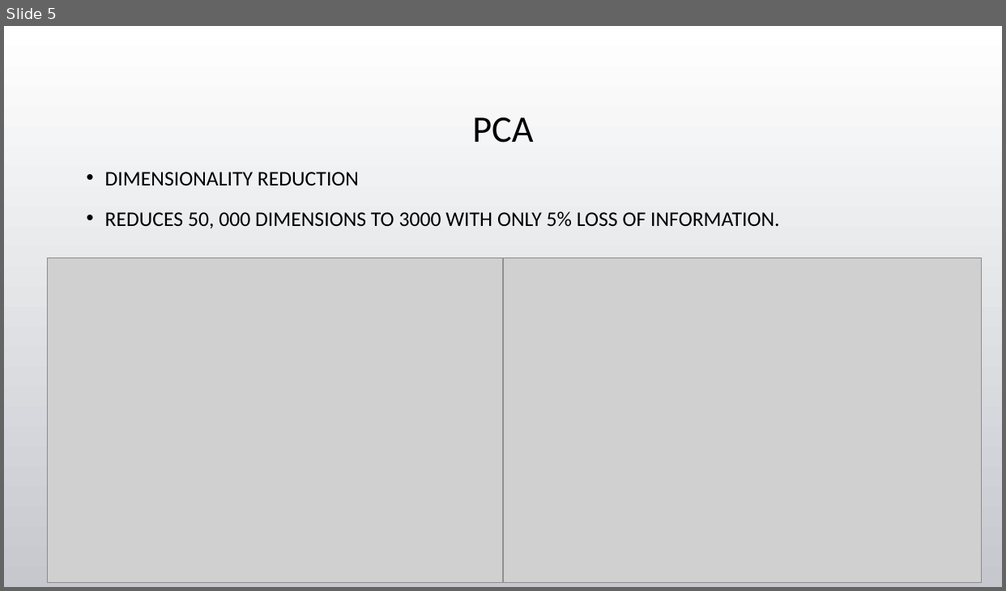
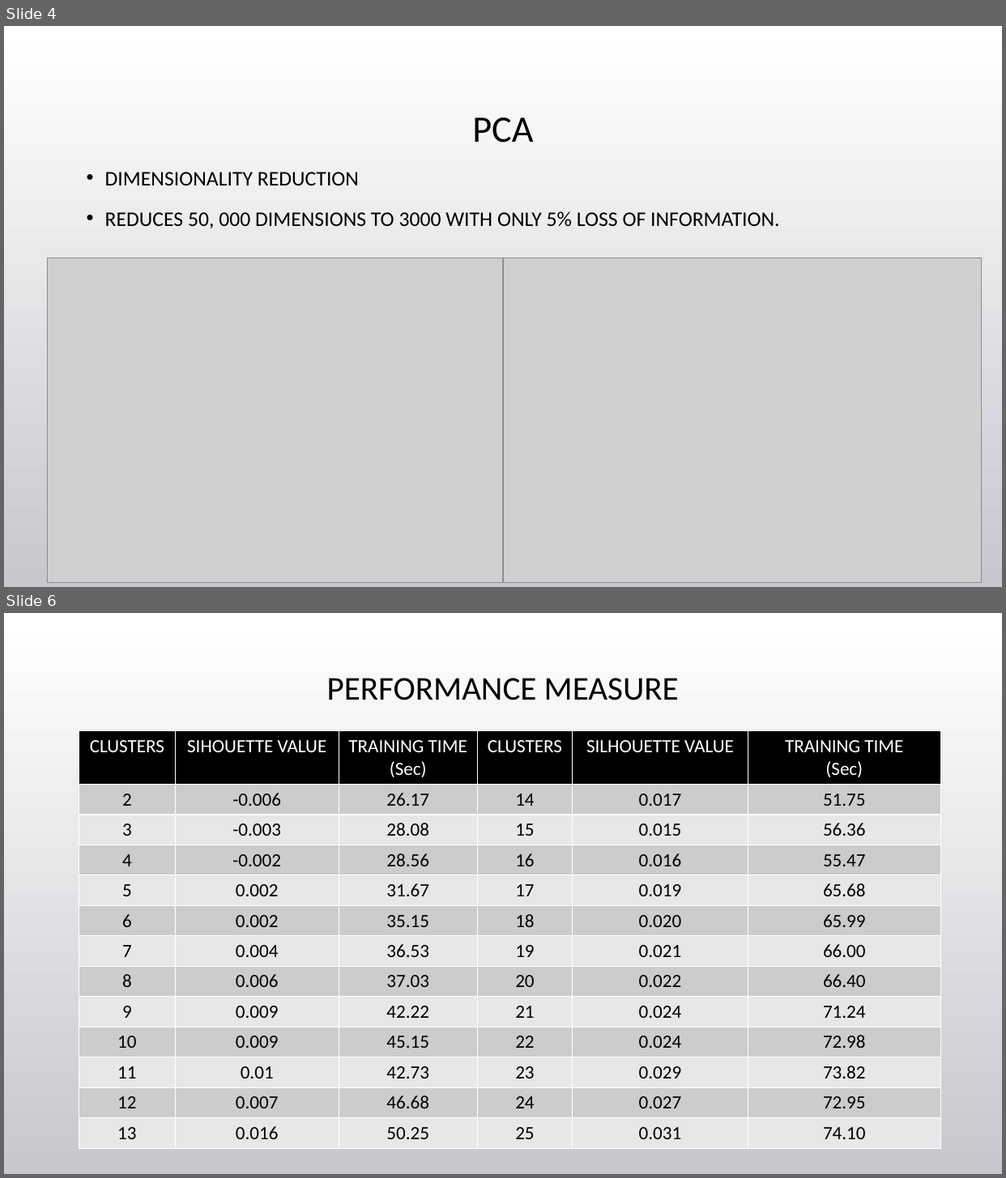
Before and after one commit to tgore03/CategorizeYoutubeVideos, a slide deck: Categorizing YouTube Videos.pptx. Shown one above the other, each under a label of ours: slide 5 before the commit, slides 4 and 6 after it; the slides between them are not shown. The pictures are 1006x591 and 1006x1178 pixels, drawn with LibreOffice and Linux fonts; fonts in the diff are those of the drawing; grey boxes stand for pictures; background and template pictures are left out. Boxes give left, top, right and bottom in pixels: in the first picture for what was removed or moved away, otherwise in the second. Text is boxed around its words. In the diff, an @@ line names an element or a change of style, - is before the commit and + after.

```diff
--- a/Categorizing YouTube Videos.pptx
+++ b/Categorizing YouTube Videos.pptx
@@ slide 6 added at [4, 613, 1002, 1174], background picture (left out) @@
@@ title added at [327, 678, 679, 700], 32 pt, text #000000 @@
+PERFORMANCE MEASURE
@@ table added at [79, 731, 941, 1148], 13 rows, 6 columns @@
+CLUSTERS | SIHOUETTE VALUE | TRAINING TIME / (Sec) | CLUSTERS | SILHOUETTE VALUE | TRAINING TIME / (Sec)
+2 | -0.006 | 26.17 | 14 | 0.017 | 51.75
+3 | -0.003 | 28.08 | 15 | 0.015 | 56.36
+4 | -0.002 | 28.56 | 16 | 0.016 | 55.47
+5 | 0.002 | 31.67 | 17 | 0.019 | 65.68
+6 | 0.002 | 35.15 | 18 | 0.020 | 65.99
+7 | 0.004 | 36.53 | 19 | 0.021 | 66.00
+8 | 0.006 | 37.03 | 20 | 0.022 | 66.40
+9 | 0.009 | 42.22 | 21 | 0.024 | 71.24
+10 | 0.009 | 45.15 | 22 | 0.024 | 72.98
+11 | 0.01 | 42.73 | 23 | 0.029 | 73.82
+12 | 0.007 | 46.68 | 24 | 0.027 | 72.95
+13 | 0.016 | 50.25 | 25 | 0.031 | 74.10
@@ what was slide 5 is now slide 4 @@
```
Also in this commit, not shown: 4 slides changed, 3 slides removed.
